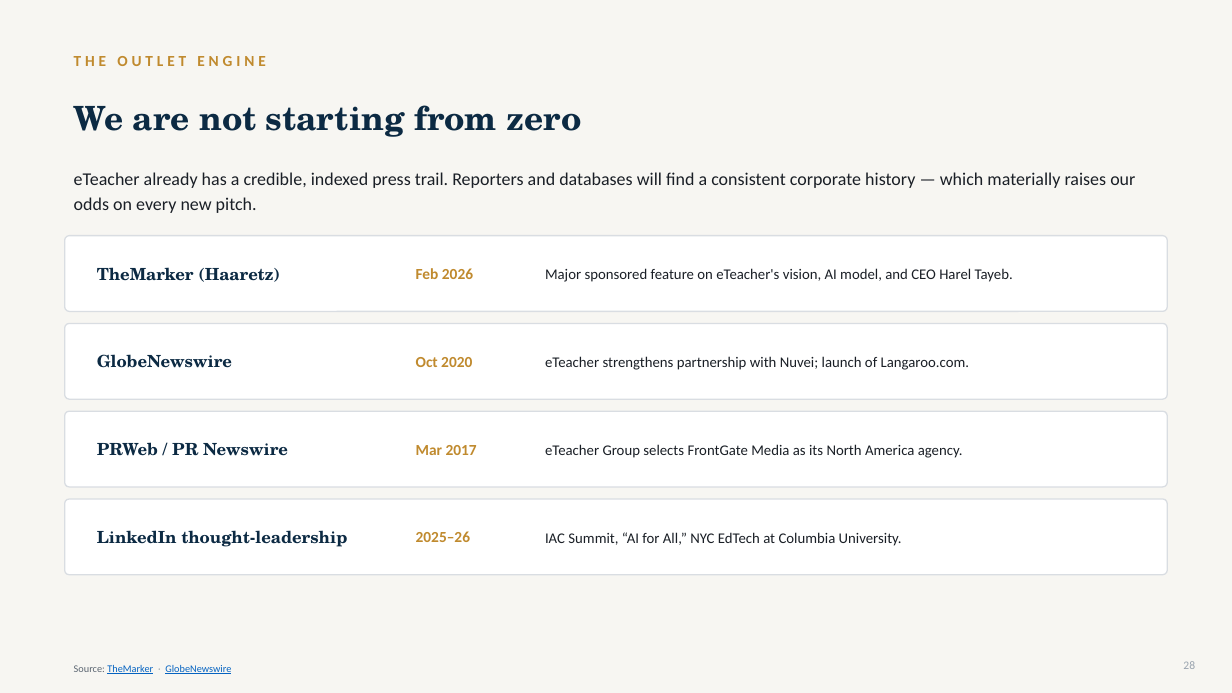
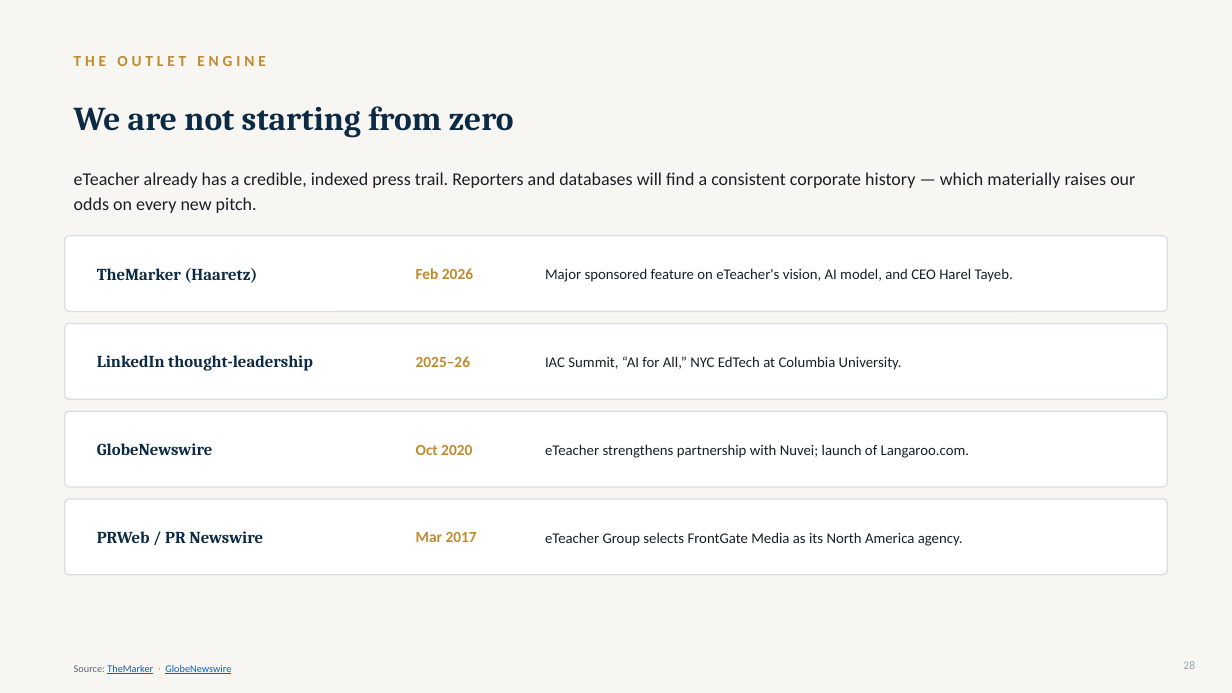
Before and after one commit to gitteromri-ux/eteacher-longevity-pr-campaign, a slide deck: slide 28 of eTeacher_Longevity_PR_Campaign.pptx. Drawn at 1232x693 pixels with LibreOffice and Linux fonts; fonts in the diff are those of the drawing. Boxes give left, top, right and bottom in pixels: in the first picture for what was removed or moved away, otherwise in the second. Text is boxed around its words. In the diff, an @@ line names an element or a change of style, - is before the commit and + after.

```diff
--- a/eTeacher_Longevity_PR_Campaign.pptx
+++ b/eTeacher_Longevity_PR_Campaign.pptx
@@ font TeX Gyre Schola to Cambria in 5 elements at (x1=74, y1=106, x2=514, y2=138), (x1=97, y1=268, x2=258, y2=283), (x1=97, y1=443, x2=213, y2=455), (x1=97, y1=531, x2=263, y2=543), (x1=97, y1=355, x2=313, y2=371) @@
@@ 3 texts moved together from (x1=97, y1=530, x2=902, y2=547) to (x1=97, y1=355, x2=902, y2=371) @@
@@ 6 texts moved together from (x1=97, y1=354, x2=970, y2=458) to (x1=97, y1=443, x2=970, y2=546) @@
```
Also in this commit, not shown: 29 other slides changed.
